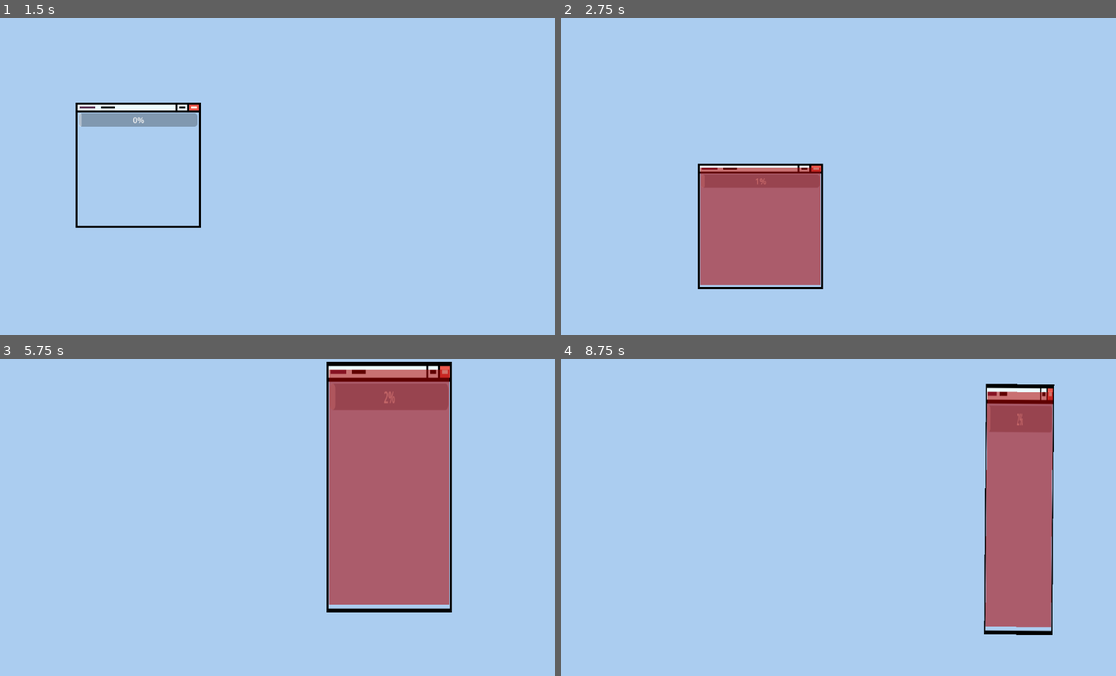
Above: before the commit, frames 1-4 (two rows, left to right).
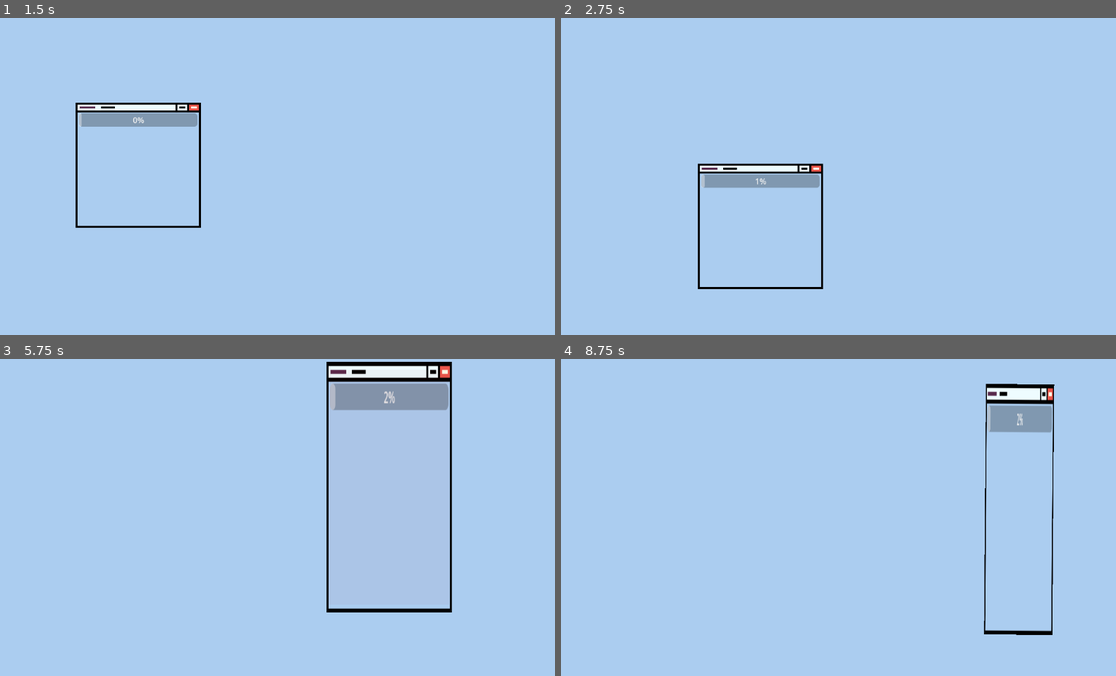
Above: after the commit, the same moments.

Repository: Shibe53/Curtailment
Game: Godot game, scene res://Scenes/world.tscn
The game is run twice, just before and just after one commit, with the same random seed, the same clock (stepped at 60 frames per second) and the same inputs.
Inputs (mouse positions are in pixels of both pictures, inside the frame that each line leads up to):
- Up to frame 1 (1.5 s): move the mouse to (399, 160) at 0.52 s; move the mouse to (160, 192) at 1.27 s
- Up to frame 2 (2.75 s): move the mouse to (888, 106) at 2.02 s
- Up to frame 3 (5.75 s): move the mouse to (244, 580) at 2.77 s; move the mouse to (444, 565) at 3.52 s; move the mouse to (105, 469) at 4.27 s; move the mouse to (299, 517) at 5.02 s
- Up to frame 4 (8.75 s): move the mouse to (749, 438) at 5.77 s; move the mouse to (960, 501) at 6.52 s; move the mouse to (721, 533) at 7.27 s; move the mouse to (888, 447) at 8.02 s

Frame 1 is identical in both runs. In frame 2, 8.1% of the frame differs, in the area x 25-47%, y 47-85%; in frame 3, 16%, in the area x 59-81%, y 3-78%; in frame 4, 8.8%.

Commit message:
Miserable attempt at variable killtimer
animation players my unbeloved

Diff:
--- a/Scenes/killzone.tscn
+++ b/Scenes/killzone.tscn
@@ -6,8 +6,23 @@
 [sub_resource type="RectangleShape2D" id="RectangleShape2D_5dmq2"]
 size = Vector2(246, 240)
 
+[sub_resource type="Animation" id="Animation_bp771"]
+length = 0.001
+tracks/0/type = "value"
+tracks/0/imported = false
+tracks/0/enabled = true
+tracks/0/path = NodePath("Sprite2D:modulate")
+tracks/0/interp = 1
+tracks/0/loop_wrap = true
+tracks/0/keys = {
+"times": PackedFloat32Array(0),
+"transitions": PackedFloat32Array(1),
+"update": 0,
+"values": [Color(1, 0, 0, 0)]
+}
+
 [sub_resource type="Animation" id="Animation_xiehd"]
-resource_name = "kill"
+resource_name = "kill_prim"
 length = 3.0
 loop_mode = 1
 tracks/0/type = "value"
@@ -18,7 +33,7 @@
 tracks/0/loop_wrap = true
 tracks/0/keys = {
 "times": PackedFloat32Array(0, 2.6, 2.7),
-"transitions": PackedFloat32Array(0.00680118, 2.07053, 1),
+"transitions": PackedFloat32Array(0.00680118, 2.07053, 0.615572),
 "update": 0,
 "values": [Color(1, 0, 0, 0), Color(1, 0, 0, 0), Color(1, 0, 0, 0.662745)]
 }
@@ -33,33 +48,19 @@
 "transitions": PackedFloat32Array(1),
 "values": [{
 "args": [],
-"method": &"kill"
+"method": &"kill_player"
 }]
-}
-
-[sub_resource type="Animation" id="Animation_bp771"]
-length = 0.001
-tracks/0/type = "value"
-tracks/0/imported = false
-tracks/0/enabled = true
-tracks/0/path = NodePath("Sprite2D:modulate")
-tracks/0/interp = 1
-tracks/0/loop_wrap = true
-tracks/0/keys = {
-"times": PackedFloat32Array(0),
-"transitions": PackedFloat32Array(1),
-"update": 0,
-"values": [Color(1, 0, 0, 0.662745)]
 }
 
 [sub_resource type="AnimationLibrary" id="AnimationLibrary_nbty4"]
 _data = {
 "RESET": SubResource("Animation_bp771"),
-"kill": SubResource("Animation_xiehd")
+"kill_prim": SubResource("Animation_xiehd")
 }
 
 [node name="kill" type="Area2D"]
 script = ExtResource("1_16vtt")
+timer = 2.0
 
 [node name="CollisionShape2D" type="CollisionShape2D" parent="."]
 shape = SubResource("RectangleShape2D_5dmq2")
@@ -68,10 +69,10 @@
 libraries = {
 "": SubResource("AnimationLibrary_nbty4")
 }
-autoplay = "kill"
+autoplay = "kill_prim"
 
 [node name="Sprite2D" type="Sprite2D" parent="."]
-modulate = Color(1, 0, 0, 0.662745)
+modulate = Color(1, 0, 0, 0)
 position = Vector2(-1.62125e-05, 5.72205e-06)
 scale = Vector2(0.82, 1.42857)
 texture = ExtResource("2_88xh5")
--- a/Scripts/killzone.gd
+++ b/Scripts/killzone.gd
@@ -1,16 +1,30 @@
 extends Area2D
 
 @export var shader_material: ShaderMaterial  # Assign this in the editor
-@export var timer: float
+@export_range(2,10) var timer: float
+@onready var animation_player = $AnimationPlayer
 
 # Called when the node enters the scene tree for the first time.
 func _ready():
-	pass
+	animation_player.speed_scale = 3/timer
 	#var kill = Animation.new()
 	#kill.length = timer
 	#kill.loop_mode = 1
-	#kill.add_track(Animation.TYPE_ANIMATION,0)
-
+	#
+	#kill.add_track(Animation.TYPE_VALUE,0)
+	#kill.track_set_path(0, "Sprite2D:modulate")
+	#
+	#kill.track_insert_key(0, 0, Color(255,0,0,0))
+	#kill.track_insert_key(0, timer-0.4, Color(255,0,0,0))
+	#kill.track_insert_key(0, timer-0.3, Color(255,0,0,169))
+	#
+	#kill.add_track(Animation.TYPE_METHOD,1)
+	#kill.track_set_path(1, ".")
+	#
+	#kill.track_insert_key(1,timer-0.3,kill_player)
+	#
+	#animation_player.get_animation_library("").add_animation("kill",kill)
+	#animation_player.play("kill")
 
 func _process(delta):
 	var rat = get_node_or_null("../../Mouse/Sprite2D")
@@ -30,5 +44,7 @@
 		shader_material.set_shader_parameter("mask_position", uv_mask_pos)
 		shader_material.set_shader_parameter("mask_size", uv_mask_size)  # Pass size
 
-func kill():
+func kill_player():
 	print('IM KILLING YOU >:((')
+	if has_overlapping_areas():
+		print('L')
